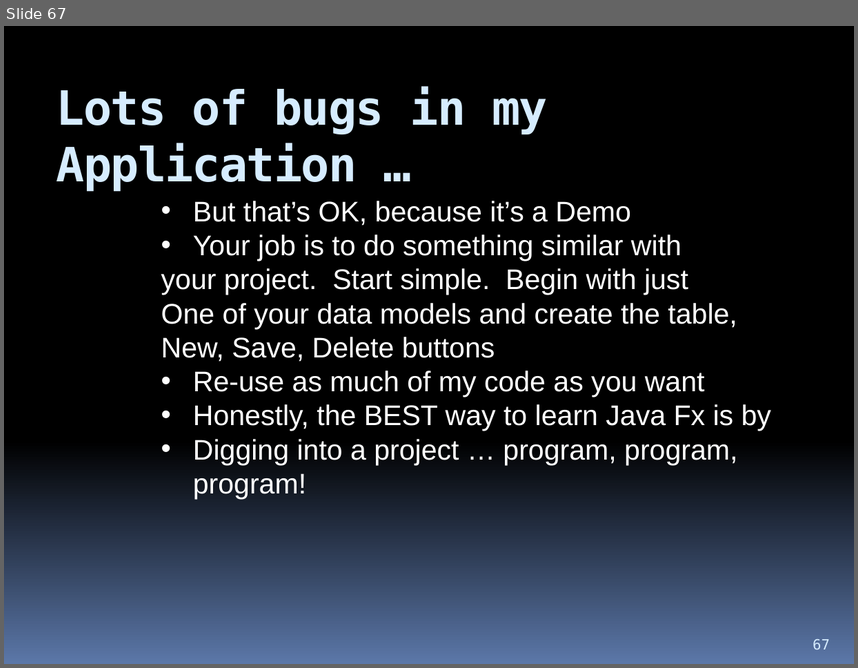
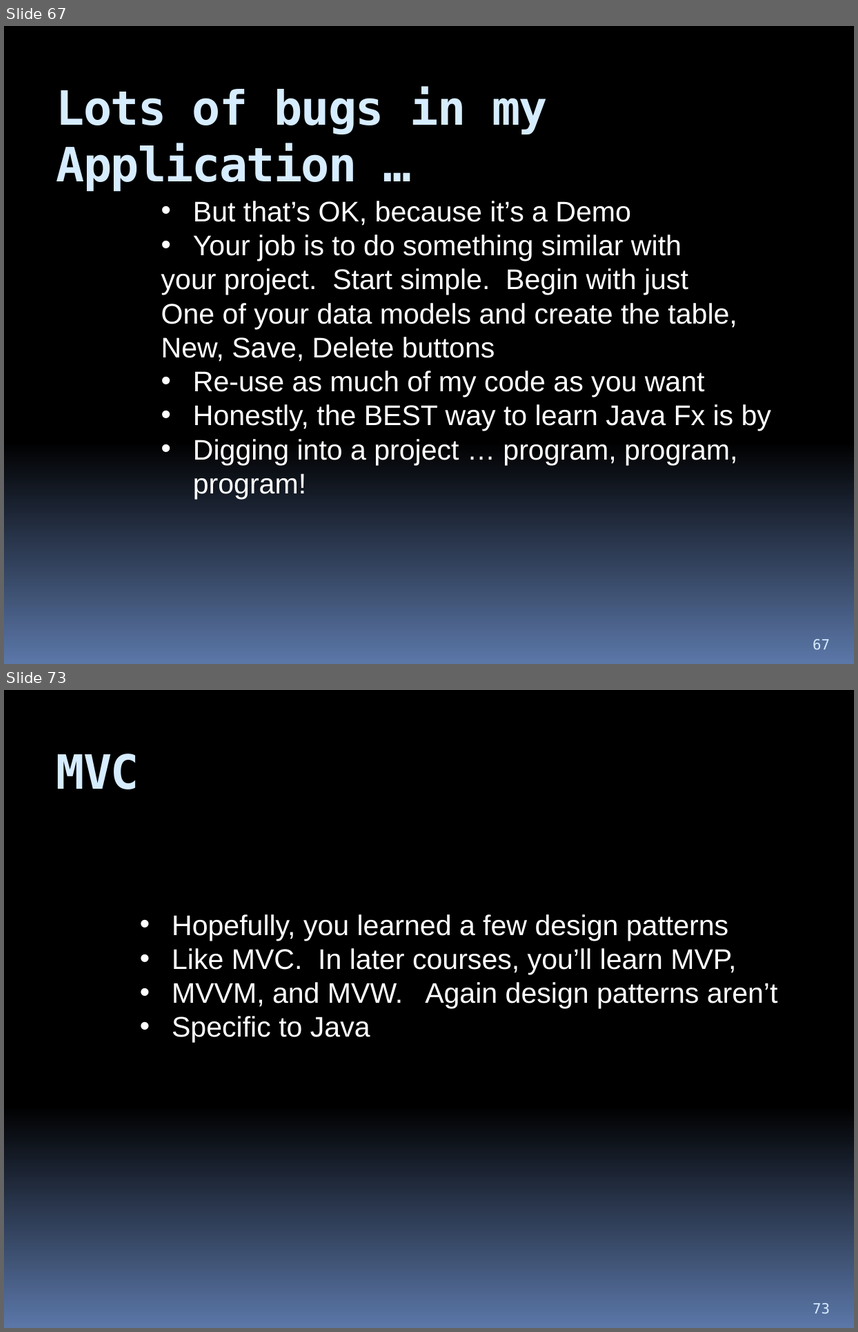
Before and after one commit to hchan/comp2613, a slide deck: coursePresentation.pptx. Shown one above the other, each under a label of ours: slide 67 before the commit, slides 67 and 73 after it; the slides between them are not shown. The pictures are 858x668 and 858x1332 pixels, drawn with LibreOffice and Linux fonts; fonts in the diff are those of the drawing. Boxes give left, top, right and bottom in pixels: in the first picture for what was removed or moved away, otherwise in the second. Text is boxed around its words. In the diff, an @@ line names an element or a change of style, - is before the commit and + after.

```diff
--- a/coursePresentation.pptx
+++ b/coursePresentation.pptx
@@ slide 73 added at <box>4,690,854,1328</box>, background gradient #000000 to #5B77A8 @@
@@ title added at <box>56,753,139,789</box>, 40 pt, text #D6ECFF, bold @@
+MVC
@@ text added at <box>172,914,778,1043</box>, 24 pt, text #FFFFFF @@
+• Hopefully, you learned a few design patterns
+• Like MVC. In later courses, you’ll learn MVP,
+• MVVM, and MVW. Again design patterns aren’t
+• Specific to Java
@@ page number added at <box>813,1303,830,1313</box>, 12 pt, text #D6ECFF @@
+73
```
Also in this commit, not shown: 7 other slides added, 1 other file.
